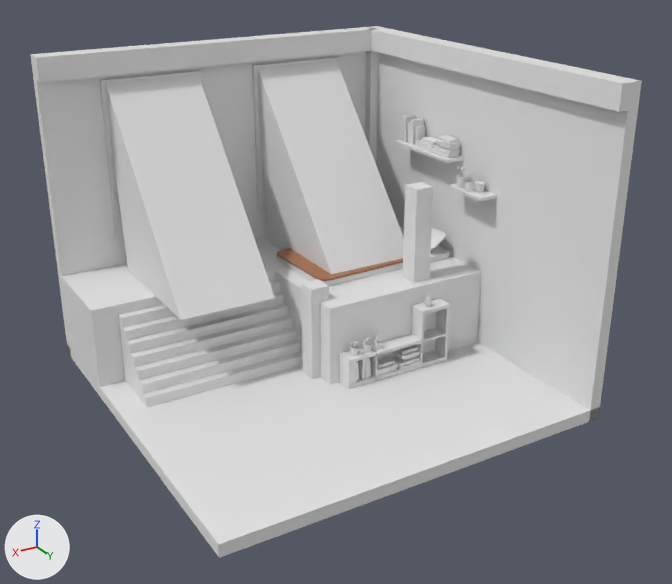
One commit to the Blender file Blender/Level0/Level0.blend: the scene before it, then after it.
The view is the same before and after, from a 50 mm lens placed at (8.39, 14.78, 9.23), pointed at (-0.14, 0.56, 2.12). The axes (+X, +Y, +Z) are drawn at lower left. The lights are the same throughout.
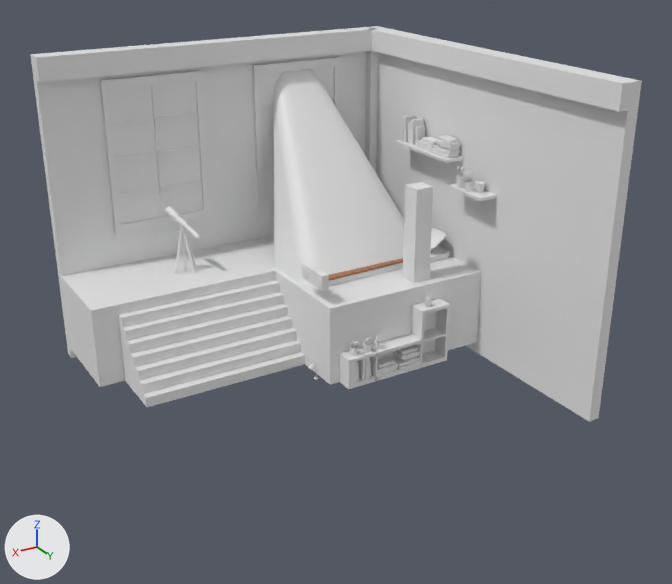
What changed in the scene script:
```text
Change me_cube_084:
    used by ob_sm_glass_001; location = (0.0, 0.0, 0.0)
    remove me_cube_084.from_pydata(...)  # 16 vertices, 12 faces; spans x -2.7..2.68, y -3.79..-0.41, z 1.81..5.78
    add me_cube_084.from_pydata(...)  # 40 vertices, 22 faces; spans x -2.84..-0.56, y -3.79..-1.84, z 1.81..5.61
    me_cube_084 part 1: the loose piece of 8 vertices spanning x -2.7..-0.7, y -3.79..-0.41, z 1.81..5.78 is rebuilt with 40 vertices and now spans x -2.84..-0.56, y -3.79..-1.84, z 1.81..5.61
    me_cube_084 part 2: the loose piece of 8 vertices spanning x 0.69..2.68, y -3.79..-0.41, z 1.81..5.78 is deleted
Add me_cylinder_014:
    me_cylinder_014.from_pydata(...)  # 384 vertices, 354 faces; spans x -0.05..0.05, y -0.05..0.05, z -0.006..0.1338
    me_cylinder_014.polygons.foreach_set('use_smooth', [True] * 354)
Add me_cube_014:
    me_cube_014.from_pydata(...)  # a box spanning x -0.02..0.02, y -0.008..0.008, z 0.0..0.277
Add me_cylinder_012:
    me_cylinder_012.from_pydata(...)  # a 32-sided cylinder along z spanning x -0.05..0.05, y -0.05..0.05, z -0.0057..0.0057
    me_cylinder_012.polygons.foreach_set('use_smooth', [True] * 34)
Add me_cylinder_010:
    me_cylinder_010.from_pydata(...)  # a 32-sided cylinder along z spanning x -1.0..1.0, y -1.0..1.0, z 0.0..0.23
    me_cylinder_010.polygons.foreach_set('use_smooth', [True] * 34)
Add me_cube_003:
    me_cube_003.from_pydata(...)  # 585 vertices, 633 faces; spans x -0.075..0.09, y -0.4..0.4, z 0.0..0.326
    me_cube_003.polygons.foreach_set('use_smooth', [True] * 633)
Add me_cube_001:
    me_cube_001.from_pydata(...)  # 40 vertices, 22 faces; spans x -3.29..-0.11, y -3.79..-0.41, z 1.81..5.61
    me_cube_001.polygons.foreach_set('use_smooth', [True] * 22)
Change ob_cube:
    add ob_cube.hide_set(True)
Change ob_cube_001:
    add ob_cube_001.hide_set(True)
Change ob_sm_glass_001:
    ob_sm_glass_001.location: (0.0, 0.0, 0.0) -> (3.59, 0.0, 0.0)
    add ob_sm_glass_001.hide_set(True)
Add ob_cylinder_004:
    ob_cylinder_004 = bpy.data.objects.new('Cylinder.004', me_cylinder_014)
    ob_cylinder_004.location = (0.13, 0.0, 0.27)
    ob_cylinder_004.rotation_euler = (0.0, -0.739, 0.0)  # degrees (0, -42, 0)
Add ob_cube_003:
    ob_cube_003 = bpy.data.objects.new('Cube.003', me_cube_014)
    ob_cube_003.location = (0.0, 0.0, 0.04)
    ob_cube_003.rotation_euler = (0.0, -0.524, 0.0)  # degrees (0, -30, 0)
    ob_cube_003.scale = (0.549, 0.501, 0.721)
Add ob_cylinder_002:
    ob_cylinder_002 = bpy.data.objects.new('Cylinder.002', me_cylinder_012)
    ob_cylinder_002.location = (0.0, 0.0, 0.04)
    ob_cylinder_002.rotation_euler = (-1.571, 0.0, 0.0)  # degrees (-90, 0, 0)
    ob_cylinder_002.scale = (0.319, 0.319, 1.0)
Add ob_cylinder:
    ob_cylinder = bpy.data.objects.new('Cylinder', me_cylinder_010)
    ob_cylinder.location = (0.0, 0.0, 0.0)
    ob_cylinder.scale = (0.05, 0.05, 0.05)
Add ob_cube_002:
    ob_cube_002 = bpy.data.objects.new('Cube.002', me_cube_003)
    ob_cube_002.location = (0.0, 0.0, 2.13)
Add ob_sm_glass_002:
    ob_sm_glass_002 = bpy.data.objects.new('SM_Glass.002', me_cube_001)
    ob_sm_glass_002.location = (0.0, 0.0, 0.0)
```

Where the change shows, as pixel boxes (x1, y1, x2, y2) in the pictures (672 x 584 px):
'Cube.001', hidden
    before: (67, 342, 600, 558)
'SM_Glass.001', hidden
    before: (105, 57, 404, 320)
'SM_Glass.002', added
    after: (273, 69, 404, 287)
'Cube', hidden
    before: (301, 279, 329, 379)
'Cube.002', added
    after: (302, 262, 329, 291)
'Cylinder.004', added
    after: (308, 363, 314, 370)
part 1 of me_cube_084, rebuilt (not visible afterwards)
    before: (258, 57, 404, 274)
part 2 of me_cube_084, deleted
    before: (105, 73, 275, 320)
'SM_Glass', unchanged, uncovered by the edit
    before: (119, 156, 266, 224)
    after: (105, 57, 334, 224)
'SM_Windows', unchanged, uncovered by the edit
    both: (100, 57, 340, 234)
